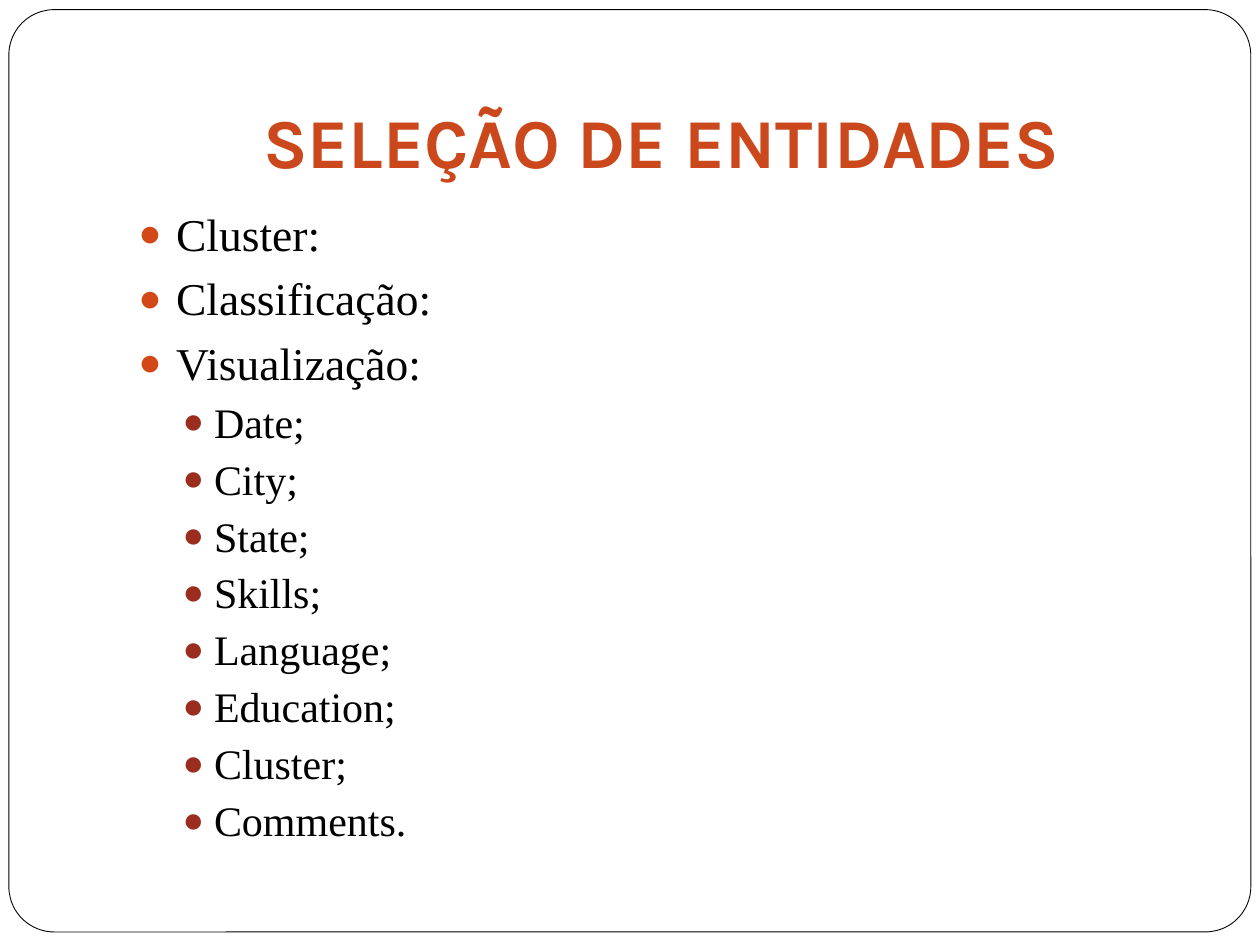
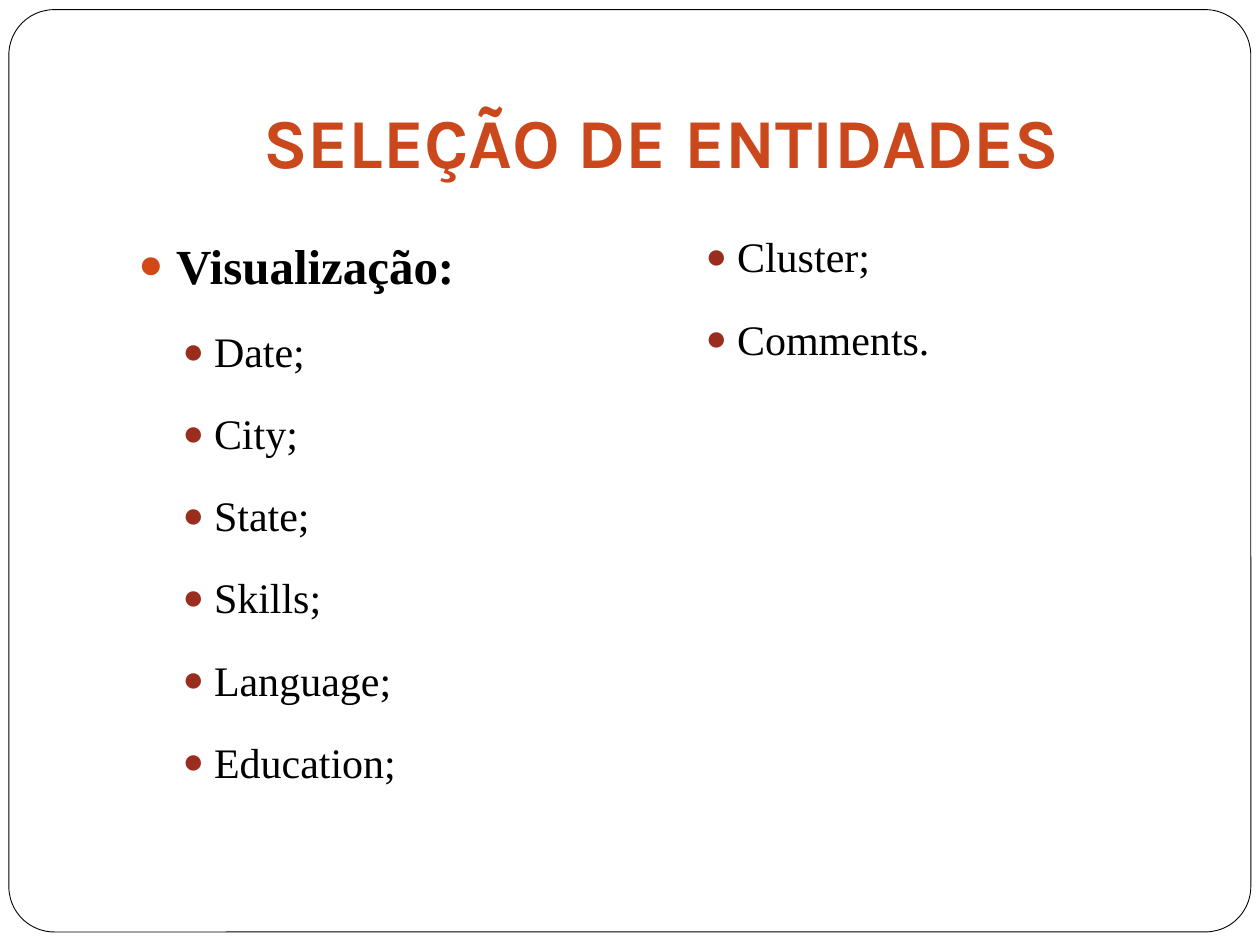
Before and after one commit to gabriellimagomes15/dsa, a slide deck: slide 21 of Apresentacao.pptx (slide 8 before the commit). Drawn at 1260x945 pixels with LibreOffice and Linux fonts; fonts in the diff are those of the drawing. Boxes give left, top, right and bottom in pixels: in the first picture for what was removed or moved away, otherwise in the second. Text is boxed around its words. In the diff, an @@ line names an element or a change of style, - is before the commit and + after.

```diff
--- a/Apresentacao.pptx
+++ b/Apresentacao.pptx
@@ text "Visualização:" at (176, 243, 929, 785): size 26 to 28 pt, bold on in "Visualização:"; line spacing 1 to 1.5; columns 1 to 2 @@
@@ text at (176, 219, 431, 324): paragraphs removed @@
-● Cluster:
-● Classificação:
```
Also in this commit, not shown: 6 other slides changed, 14 slides added.
